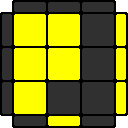
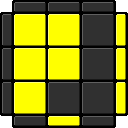
Layered file, before and after one edit (128px x 128px). Changes by layer:
painted on "color" over [2, 2, 126, 126]
